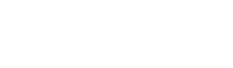
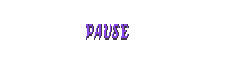
Layer changes from the first 233 × 68 image to the second:
added layer "Camada 2" above "Camada 1" over [86, 24, 129, 40]
added layer "P copiar" above "A copiar" over [86, 24, 94, 40]
added layer "A copiar" above "U copiar" over [94, 24, 102, 40]
added layer "U copiar" above "S copiar" over [104, 24, 112, 40]
added layer "S copiar" above "E copiar" over [112, 24, 120, 40]
added layer "E copiar" above "Letras" over [121, 24, 129, 40]
